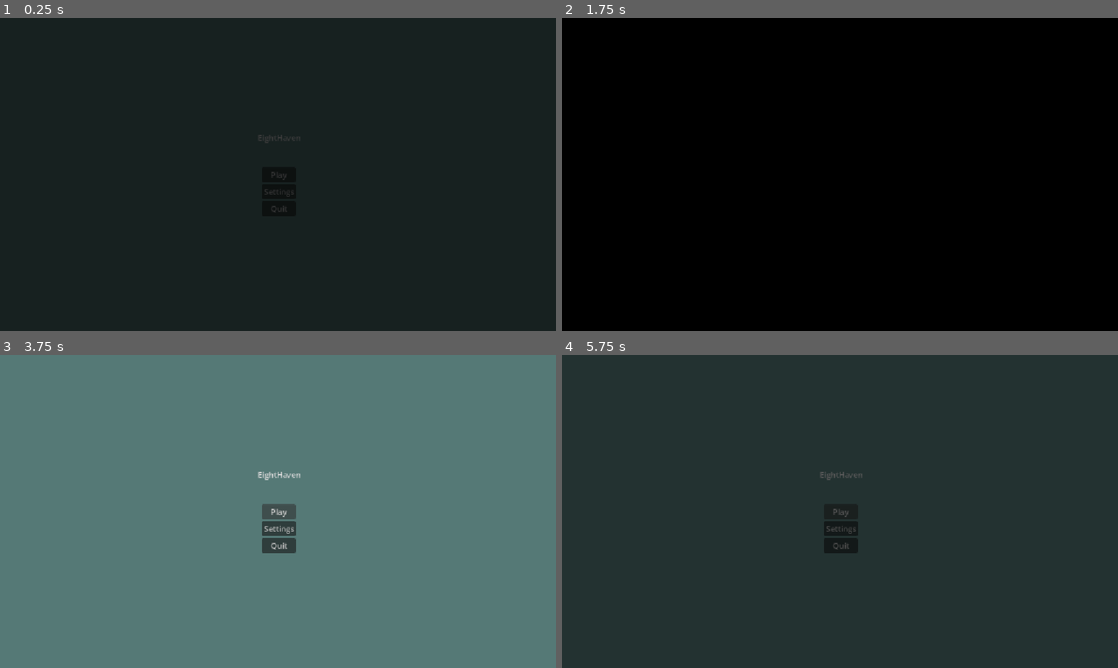
Above: before the commit, frames 1-4 (two rows, left to right).
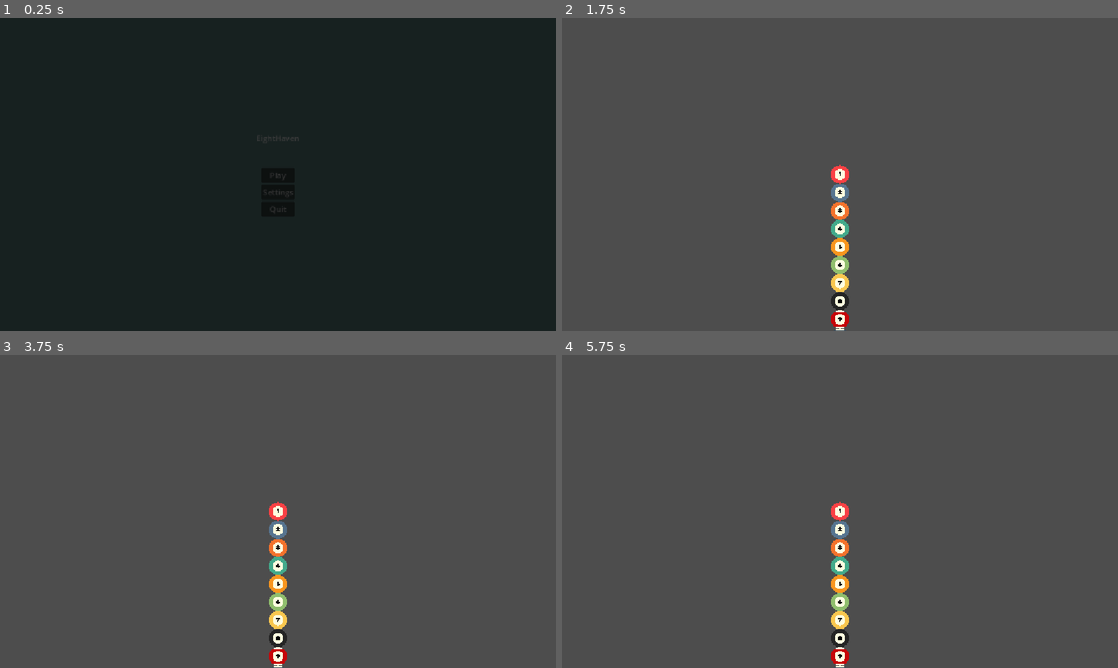
Above: after the commit, the same moments.

Repository: Yukeey07/EightHaven
Game: Godot game, scene res://assets/scenes/main_menu.tscn
Same seed, same stepped clock (60 frames per second), same inputs: the game is played once before the commit and once after it.
Inputs (mouse positions are in pixels of both pictures, inside the frame that each line leads up to):
- Up to frame 1 (0.25 s): no input
- Up to frame 2 (1.75 s): click "Play" at 0.5 s; click "Play" at 1.25 s
- Up to frame 3 (3.75 s): click (278, 511) at 2 s, where only the run before the commit has a clickable "Play"; tap Enter at 3.5 s
- Up to frame 4 (5.75 s): tap Space at 5 s

The runs differ from the first frame. In frame 1, less than 0.1% of the frame differs, in the area x 46-54%, y 37-63%; in frame 2, 100%, in the area x 0-100%, y 0-100%; in frame 3, 100%; in frame 4, 100%.

Commit message:
save

Diff:
--- a/assets/scenes/Ball.tscn
+++ b/assets/scenes/Ball.tscn
@@ -23,5 +23,6 @@
 textures = Array[Texture]([ExtResource("1_ohnxl"), ExtResource("3_um5og"), ExtResource("4_hj1sw"), ExtResource("5_8iabw …(275 unchanged characters)…
 
 [node name="Sprite" type="Sprite2D" parent="." unique_id=76638761]
-scale = Vector2(0.25, 0.25)
+unique_name_in_owner = true
+scale = Vector2(0.05, 0.05)
 texture = ExtResource("1_ohnxl")
--- /dev/null
+++ b/assets/scenes/game_scene.tscn
@@ -0,0 +1,9 @@
+[gd_scene format=3 uid="uid://cxjb1m5mlijb5"]
+
+[ext_resource type="Script" uid="uid://dpvugerkmyjhy" path="res://assets/scripts/gameManager.gd" id="1_yot8c"]
+
+[node name="gameScene" type="Node2D" unique_id=1829530168]
+script = ExtResource("1_yot8c")
+
+[node name="Camera2D" type="Camera2D" parent="." unique_id=56203908]
+zoom = Vector2(0.3, 0.3)
--- a/assets/scenes/main_menu.tscn
+++ b/assets/scenes/main_menu.tscn
@@ -54,20 +54,24 @@
 &"RESET": SubResource("Animation_obrqb")
 }
 
-[node name="MainMenu" type="Node2D" unique_id=962452409]
+[node name="MainMenu" type="CanvasLayer" unique_id=2113336479]
 script = ExtResource("1_uu6ob")
 
 [node name="TextureRect" type="ColorRect" parent="." unique_id=659368731]
-offset_left = -11.0
-offset_top = -12.0
-offset_right = 1168.0
-offset_bottom = 664.0
+anchors_preset = 15
+anchor_right = 1.0
+anchor_bottom = 1.0
+grow_horizontal = 2
+grow_vertical = 2
 mouse_filter = 2
 color = Color(0.39343828, 0.55831957, 0.5467982, 1)
 
 [node name="VBoxContainer" type="VBoxContainer" parent="." unique_id=328349971]
-offset_right = 1157.0
-offset_bottom = 647.0
+anchors_preset = 15
+anchor_right = 1.0
+anchor_bottom = 1.0
+grow_horizontal = 2
+grow_vertical = 2
 theme_override_constants/separation = 50
 alignment = 1
 
@@ -96,10 +100,11 @@
 
 [node name="FadeTransition" type="ColorRect" parent="." unique_id=175424541]
 visible = false
-offset_left = -13.0
-offset_top = -12.0
-offset_right = 1172.0
-offset_bottom = 662.0
+anchors_preset = 15
+anchor_right = 1.0
+anchor_bottom = 1.0
+grow_horizontal = 2
+grow_vertical = 2
 mouse_filter = 2
 color = Color(0, 0, 0, 1)
 
--- a/assets/scripts/Ball.gd
+++ b/assets/scripts/Ball.gd
@@ -4,16 +4,19 @@
 
 @export var textures: Array[Texture] = []
 
-@onready var sprite: Sprite2D = $Sprite
-
 var number = 0
 
 # Called when the node enters the scene tree for the first time.
 func _ready() -> void:
-	sprite.texture = textures[BallNumber]
 	pass # Replace with function body.
 
 
 # Called every frame. 'delta' is the elapsed time since the previous frame.
 func _process(delta: float) -> void:
 	pass
+
+func setBallNum(num: int):
+	number = num
+
+func setBallTexture(num: int):
+	%Sprite.texture = textures[num]
--- a/assets/scripts/MainMenu.gd
+++ b/assets/scripts/MainMenu.gd
@@ -1,4 +1,6 @@
-extends Node2D
+extends CanvasLayer
+
+const GAME_SCENE = preload("res://assets/scenes/game_scene.tscn")
 
 enum ButtonType {
 	START,
@@ -20,6 +22,8 @@
 	$FadeTransition.show()
 	$FadeTransition/Timer.start()
 	$FadeTransition/AnimationPlayer.play("Fade_in")
+	await get_tree().create_timer(1.0).timeout
+	get_tree().change_scene_to_file("res://assets/scenes/game_scene.tscn")
 
 
 func _on_settings_pressed() -> void:
--- /dev/null
+++ b/assets/scripts/gameManager.gd
@@ -0,0 +1,23 @@
+extends Node2D
+
+const BALL = preload("uid://drnq53lohvym0")
+
+# Called when the node enters the scene tree for the first time.
+func _ready() -> void:
+	spawnBalls()
+	pass # Replace with function body.
+
+# Called every frame. 'delta' is the elapsed time since the previous frame.
+func _process(_delta: float) -> void:
+	pass
+
+func spawnBalls():
+	var target_pos : Vector2 = Vector2(0,0)
+	for i in 15:
+		var ball = BALL.instantiate()
+		ball.setBallTexture(i)
+		ball.position = target_pos
+		add_child(ball)
+		print(target_pos)
+		target_pos += Vector2(0,125)
+	pass
Not shown, added: assets/scripts/gameManager.gd.uid
